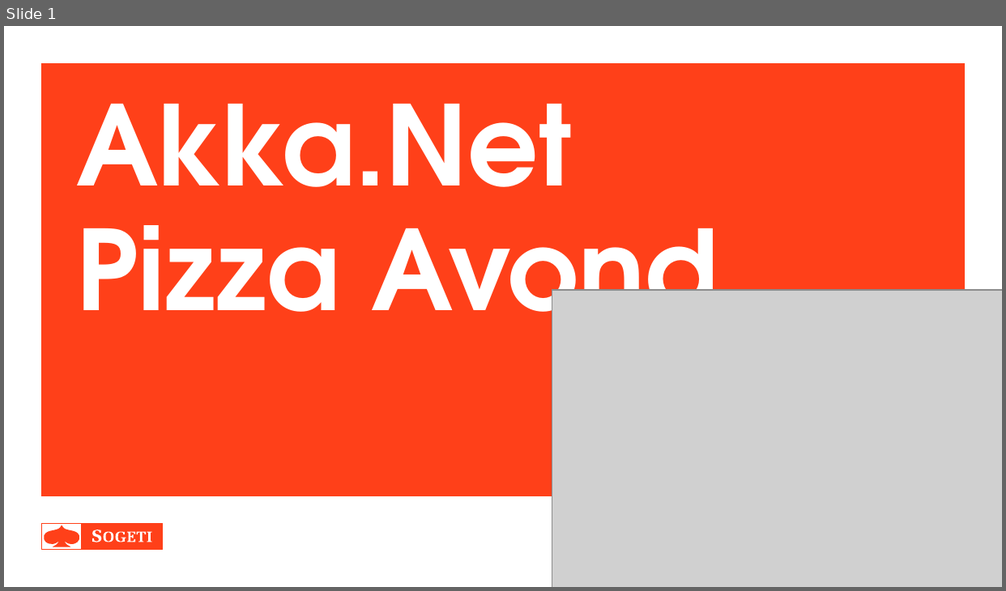
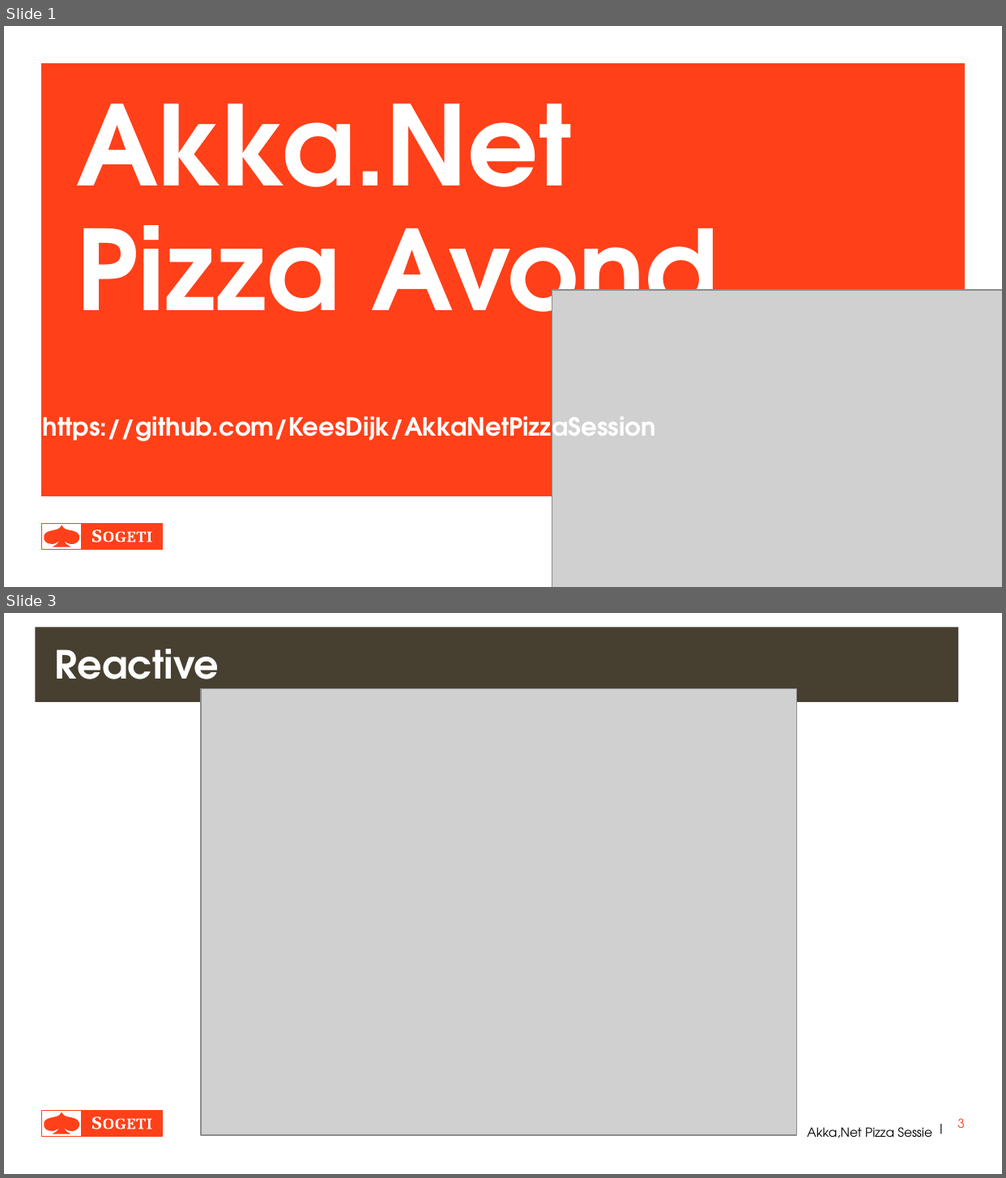
Before and after one commit to KeesDijk/AkkaNetPizzaSession, a slide deck: Documentation/AkkaNetPizzaAvond.pptx. Shown one above the other, each under a label of ours: slide 1 before the commit, slides 1 and 3 after it; the slides between them are not shown. The pictures are 1006x591 and 1006x1178 pixels, drawn with LibreOffice and Linux fonts; fonts in the diff are those of the drawing; grey boxes stand for pictures. Boxes give left, top, right and bottom in pixels: in the first picture for what was removed or moved away, otherwise in the second. Text is boxed around its words. In the diff, an @@ line names an element or a change of style, - is before the commit and + after.

```diff
--- a/Documentation/AkkaNetPizzaAvond.pptx
+++ b/Documentation/AkkaNetPizzaAvond.pptx
@@ slide 3 added at <box>4,613,1002,1174</box>, background #FFFFFF @@
@@ title added at <box>35,627,958,702</box>, fill #474030, 28 pt, text #FFFFFF, bold @@
+Reactive
@@ picture added at <box>201,689,796,1136</box> @@
@@ group added at <box>41,1111,162,1137</box>: 7 freeform shapes, 2 rectangles @@
@@ text added at <box>932,1116,950,1137</box>, 9 pt, text #000000 @@
+|
@@ page number added at <box>957,1118,965,1128</box>, 9 pt, text #FF4019 @@
+3
@@ text added at <box>807,1127,932,1138</box>, 9 pt, text #000000 @@
+Akka,Net Pizza Sessie
@@ slide 1 changed as well @@
@@ text added at <box>43,409,656,447</box>, 18 pt, text #FFFFFF, bold @@
+https://github.com/KeesDijk/AkkaNetPizzaSession
```
Also in this commit, not shown: 2 other slides changed, 7 other slides added, 59 other files.
